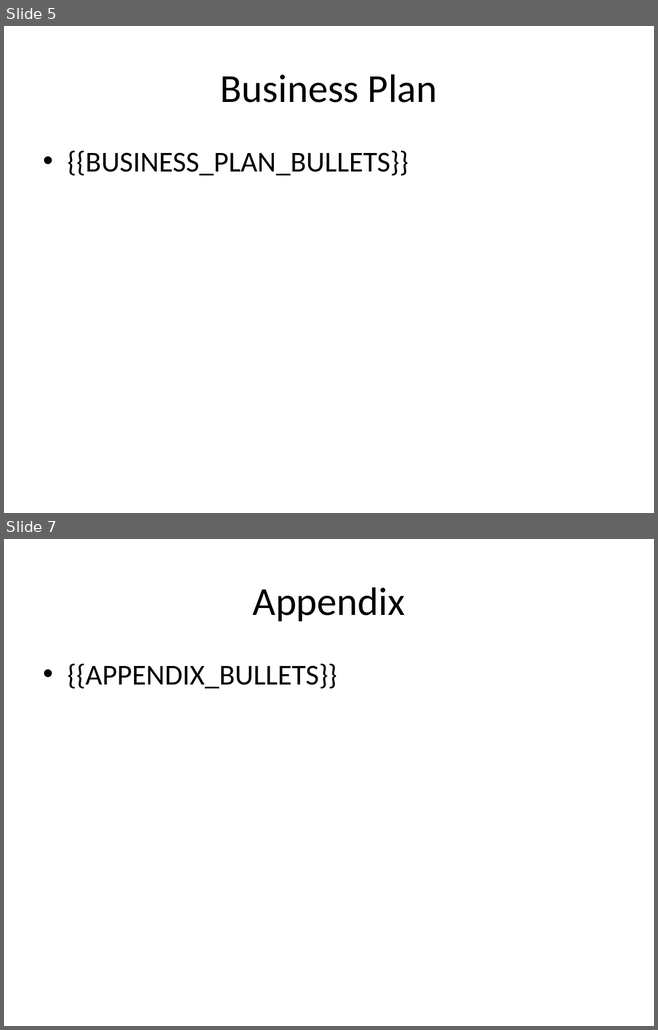
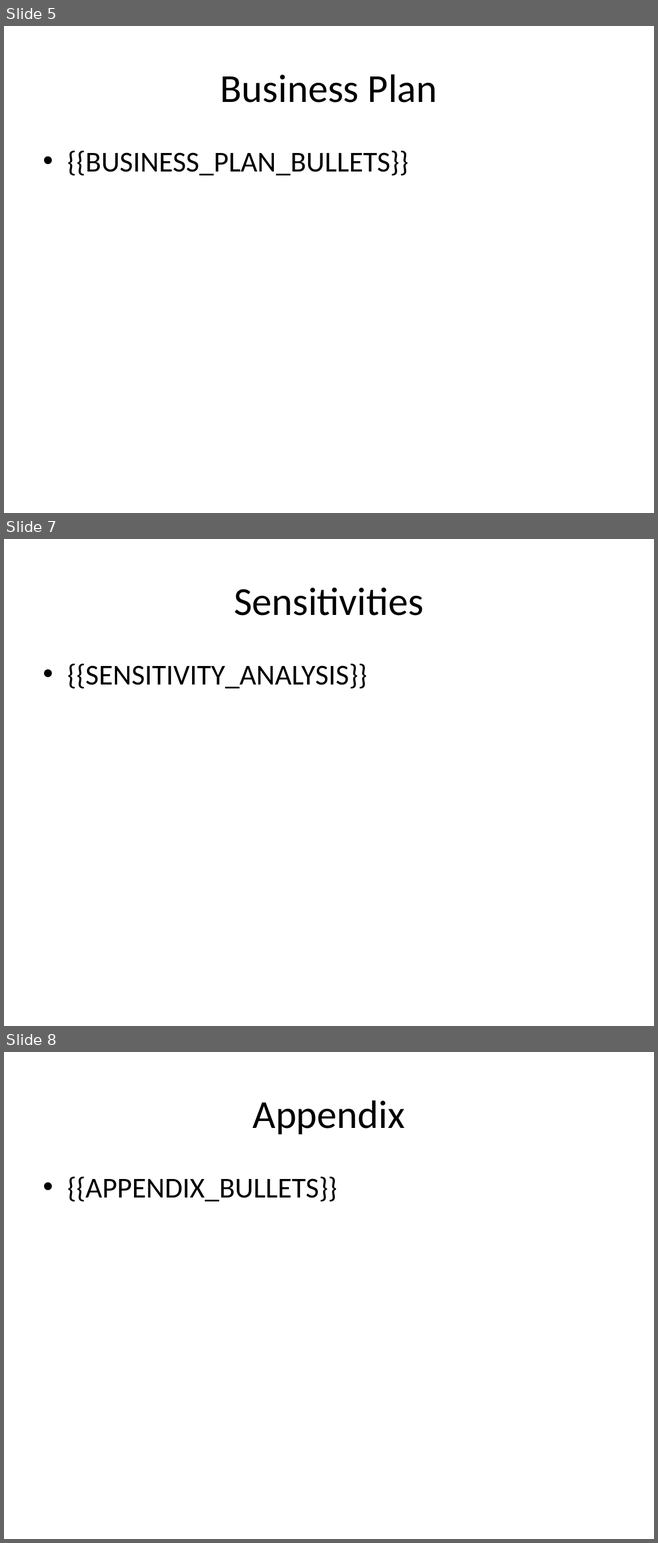
Before and after one commit to jianpingh/ai-deal-associate, a slide deck: backend/data/templates/ic_deck_template.pptx. Shown one above the other, each under a label of ours: slides 5 and 7 before the commit, slides 5, 7 and 8 after it; the slides between them are not shown. The pictures are 658x1030 and 658x1543 pixels, drawn with LibreOffice and Linux fonts; fonts in the diff are those of the drawing. Boxes give left, top, right and bottom in pixels: in the first picture for what was removed or moved away, otherwise in the second. Text is boxed around its words. In the diff, an @@ line names an element or a change of style, - is before the commit and + after.

```diff
--- a/backend/data/templates/ic_deck_template.pptx
+++ b/backend/data/templates/ic_deck_template.pptx
@@ slide 7 added at (4,539,654,1026), background #FFFFFF @@
@@ title added at (234,587,423,616), 44 pt, text #000000 @@
+Sensitivities
@@ text added at (67,664,367,689), 32 pt, text #000000 @@
+• {{SENSITIVITY_ANALYSIS}}
@@ what was slide 7 is now slide 8 @@
```
Also in this commit, not shown: 1 slide changed, 5 other files.
